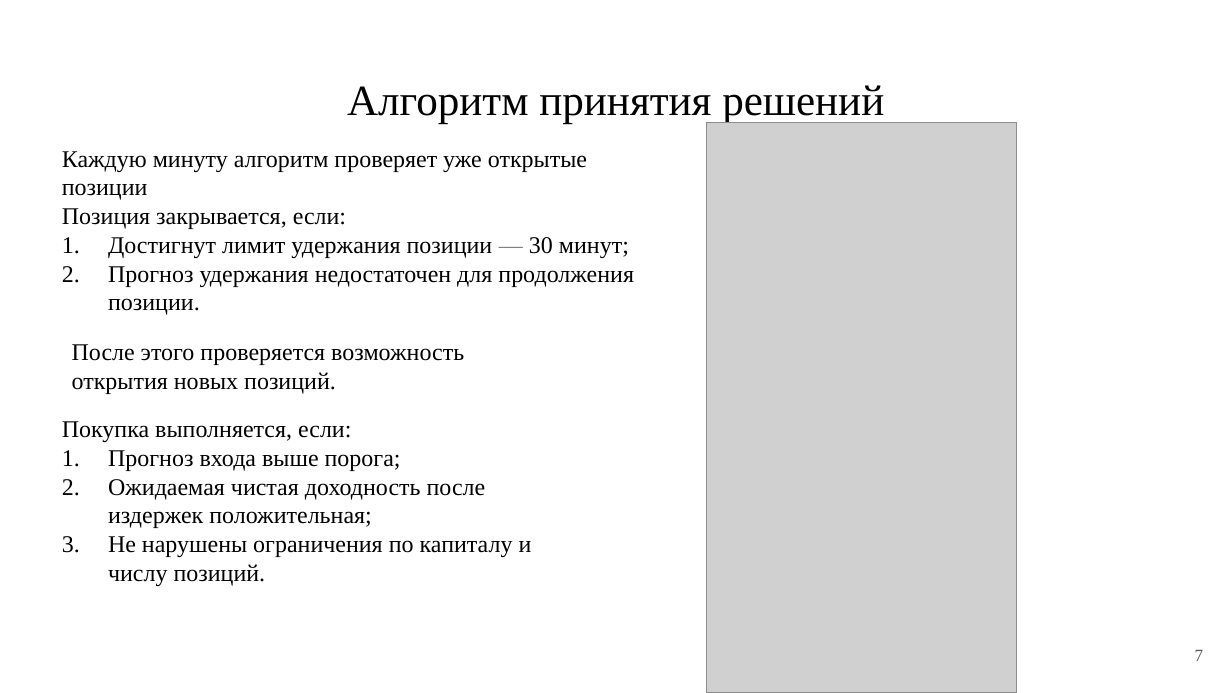
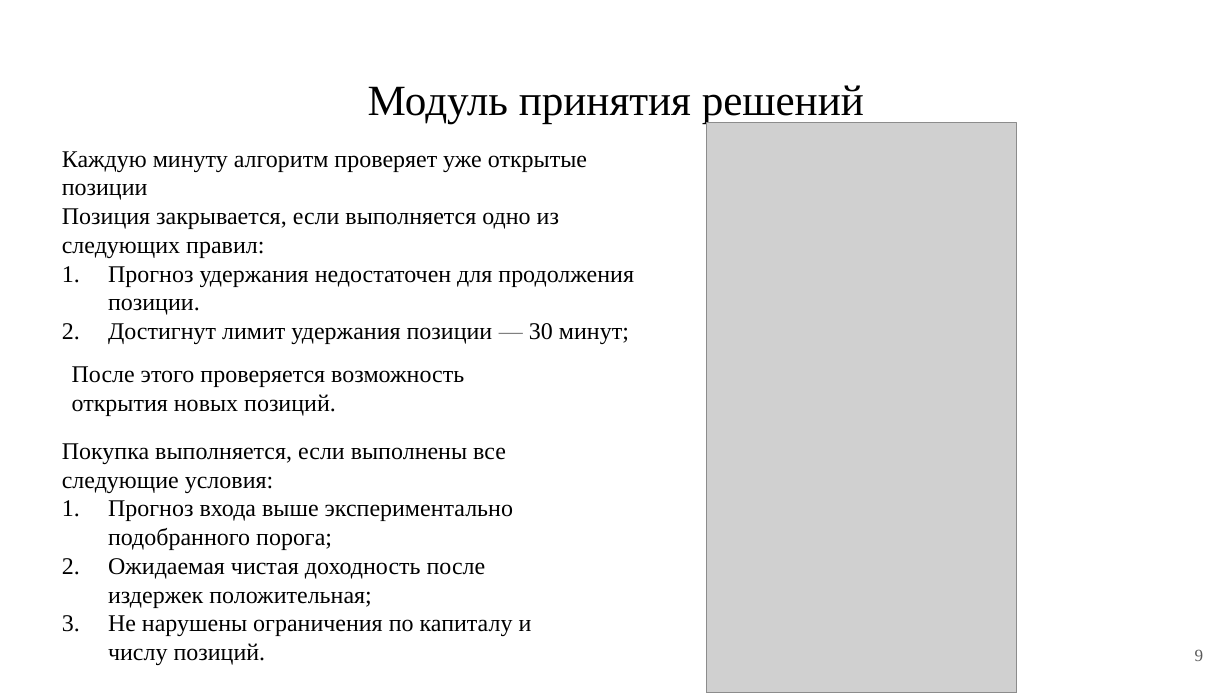
Before and after one commit to PetrovKirill00/BKP, a slide deck: slide 9 of Презентация.pptx (slide 7 before the commit). Drawn at 1232x693 pixels with LibreOffice and Linux fonts; fonts in the diff are those of the drawing; grey boxes stand for pictures. Boxes give left, top, right and bottom in pixels: in the first picture for what was removed or moved away, otherwise in the second. Text is boxed around its words. In the diff, an @@ line names an element or a change of style, - is before the commit and + after.

```diff
--- a/Презентация.pptx
+++ b/Презентация.pptx
@@ title at [368, 85, 864, 124]: text changed @@
-Алгоритм принятия решений
+Модуль принятия решений
@@ text at [62, 208, 634, 315]: text changed @@
-Позиция закрывается, если:
+Позиция закрывается, если выполняется одно из следующих правил:
+1. Прогноз удержания недостаточен для продолжения позиции.
@@ text "После этого проверяется возможность открытия ...": place and size @@
-text "После этого проверяется возможность открытия ..." at [72, 344, 464, 394]
+text "После этого проверяется возможность открытия ..." at [72, 366, 464, 416]
@@ text "Покупка выполняется, если выполнены все ...": place and size @@
-text "Покупка выполняется, если выполнены все ..." at [62, 421, 532, 586]
+text "Покупка выполняется, если выполнены все ..." at [62, 443, 532, 665]
@@ text at [62, 443, 513, 550]: text changed @@
-Покупка выполняется, если:
-1. Прогноз входа выше порога;
+Покупка выполняется, если выполнены все следующие условия:
+1. Прогноз входа выше экспериментально подобранного порога;
@@ page number at [1195, 649, 1204, 661]: text changed @@
-7
+9
```
Also in this commit, not shown: 4 other slides changed, 4 slides added, 3 slides removed, 12 other files.
